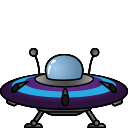
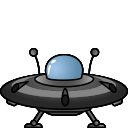
Layers edited between the first and the second 128px x 128px image:
pixels changed over [1, 55, 127, 109] (layer not identified)
